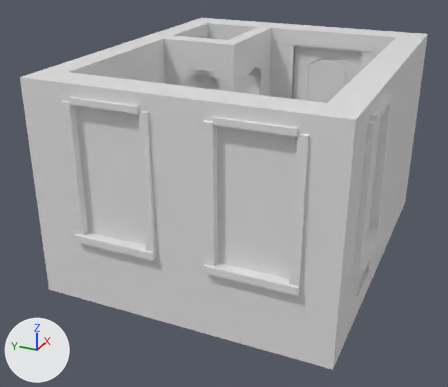
One commit to the Blender file DestroyedRoom/destroyedRoom.blend: the scene before it, then after it.
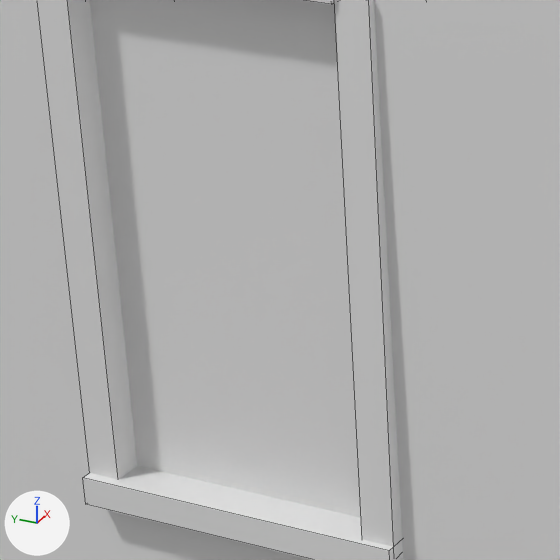
Old and new are each drawn whole from a camera (50 mm lens) standing at (-19.78, -7.78, 11.3) and looking at (-1.08, 0.64, 1.95) and again close up on the part from 12% to 44% of the width and 29% to 66% of the height. Lighting does not change. The marker at lower left points along +X, +Y and +Z. The close-ups show mesh edges as thin lines.

In view in the first close-up: 'Walls.001', 'Window', 'WindowFrame', 'WindowFrame.001', 'windowframe.001'.
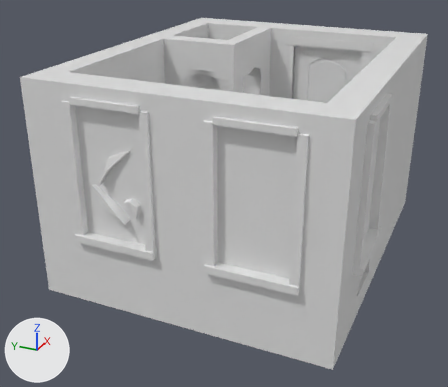
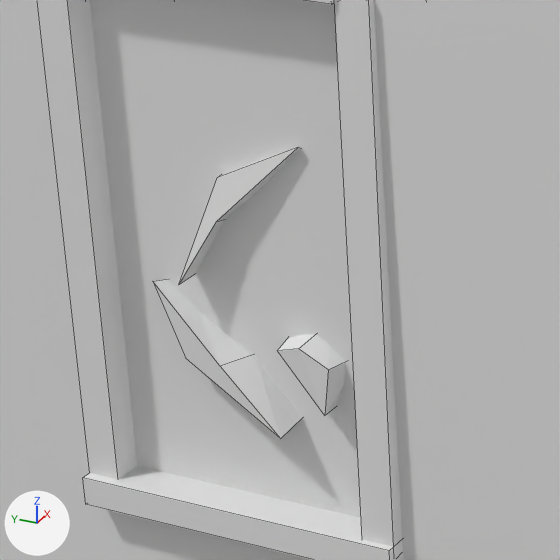
Pixel boxes [x1, y1, x2, y2] of what changed, in the close-ups (560 x 560 px):
'Cube.002', added
    after: [153, 279, 302, 439]
'Cube.004', added
    after: [179, 147, 301, 284]
'Cube.003', added
    after: [277, 334, 345, 416]

The change, as a list of edits to the scene's bpy script:
```text
Add me_cube_024:
    me_cube_024.from_pydata([(0.36, 0.91, -0.36), (0.66, 0.66, 1.53), (-1.99, 2.59, 0.45), (-1.74, 2.23, 2.12), (1.51, -0.49, -0.87), (1.61, -0.52, 1.15), (0.34, 1.77, 0.06), (0.73, 1.64, 1.82)], [], [(0, 1, 3, 2), (2, 3, 7, 6), (6, 7, 5, 4), (4, 5, 1, 0), (2, 6, 4, 0), (7, 3, 1, 5)])
Add me_cube_017:
    me_cube_017.from_pydata([(0.1, -0.25, -1.34), (-0.17, -0.35, 0.74), (0.6, 0.35, -1.5), (0.31, 0.48, 0.6), (0.79, -1.14, -1.44), (0.87, -1.14, 0.64), (1.4, 0.41, -1.22), (1.21, 0.66, 0.93)], [], [(0, 1, 3, 2), (2, 3, 7, 6), (6, 7, 5, 4), (4, 5, 1, 0), (2, 6, 4, 0), (7, 3, 1, 5)])
Add me_cube_006:
    me_cube_006.from_pydata([(-0.23, 0.37, -0.89), (-0.19, 0.05, 0.91), (-1.93, 2.14, 0.13), (-1.73, 1.88, 1.87), (1.37, -1.05, -1.26), (1.29, -1.04, 0.8), (0.0, 1.44, -0.16), (0.25, 1.3, 1.62)], [], [(0, 1, 3, 2), (2, 3, 7, 6), (6, 7, 5, 4), (4, 5, 1, 0), (2, 6, 4, 0), (7, 3, 1, 5)])
Add ob_cube_004:
    ob_cube_004 = bpy.data.objects.new('Cube.004', me_cube_024)
    ob_cube_004.location = (-5.943, 1.958, 4.144)
    ob_cube_004.rotation_euler = (1.57, 0.0388, 1.547)  # degrees (90, 2.2, 89)
    ob_cube_004.scale = (0.301, 0.372, 0.161)
Add ob_cube_003:
    ob_cube_003 = bpy.data.objects.new('Cube.003', me_cube_017)
    ob_cube_003.location = (-5.778, 1.202, 3.543)
    ob_cube_003.rotation_euler = (1.56, 0.442, 1.545)  # degrees (89, 25, 89)
    ob_cube_003.scale = (0.301, 0.372, 0.161)
Add ob_cube_002:
    ob_cube_002 = bpy.data.objects.new('Cube.002', me_cube_006)
    ob_cube_002.location = (-5.952, 1.945, 3.279)
    ob_cube_002.rotation_euler = (0.0, 1.547, 0.0)  # degrees (0, 89, 0)
    ob_cube_002.scale = (0.301, 0.372, 0.161)
```
